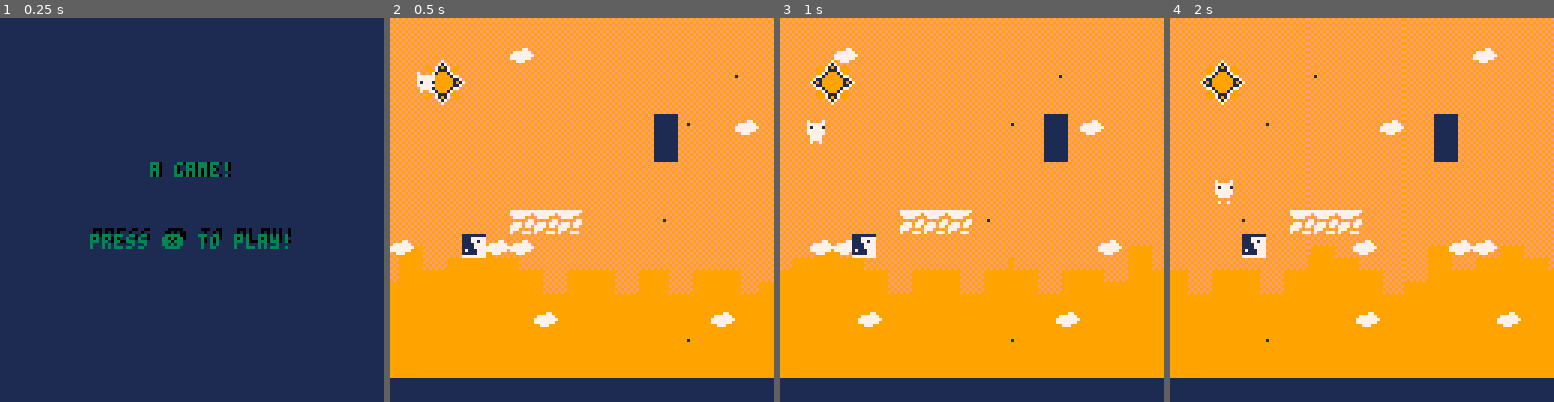
Above: before the commit, frames 1-4 (left to right).
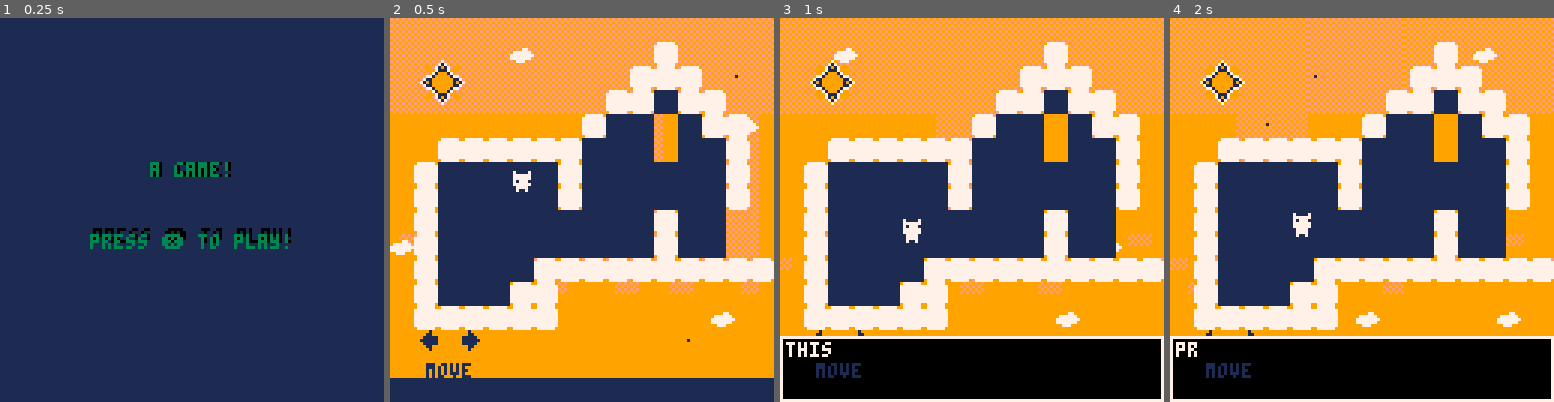
Above: after the commit, the same moments.

Repository: aadhyap/GBJam14
Game: PICO-8 cartridge platformer-game.p8
Same seed, same stepped clock (60 frames per second), same inputs: the game is played once before the commit and once after it.
Inputs:
- Up to frame 1 (0.25 s): no input
- Up to frame 2 (0.5 s): tap X (X key) at 0.33 s
- Up to frame 3 (1 s): tap O (Z key) at 0.7 s
- Up to frame 4 (2 s): tap X (X key) at 1.07, 1.85 s; hold Right from 1.6 s (still down); tap O (Z key) at 1.7 s

Frame 1 is identical in both runs. In frame 2, 46% of the frame differs, in the area x 0-100%, y 6-94%; in frame 3, 62%, in the area x 0-100%, y 6-100%; in frame 4, 62%.

Commit message:
no repeat button

Diff:
--- a/platformer-game.p8
+++ b/platformer-game.p8
@@ -4,10 +4,13 @@
 --init file
 function _init()
 --intro()
+
 	poke( 0x5f2e, 1 ) --enable hidden colors
 	pal( {[4]=143} ,1 )
+	pal( {[2]=141} ,1 )
+	poke(0x5f5c,255)
 	state = "menu"
-	--music(6,0,12)
+	--music(16,0,12)
 
 end
 
@@ -60,10 +63,23 @@
 function game_init()
 --location of levels on map
 --6 or 40
-	music(38,0,5)
+	--music(39,0,5)
+
 	levels = {
 	{0,17,"x1"},
-	{18,17,"x2"}
+--	{18,17,"x2"},
+--	{36,17,"x2"},
+	--{50,17,"x3"},
+	{68,17,"x3"}
+
+	}
+
+	p_locations = {
+	{0,17},
+	--{5,60},
+	--{0,50},
+	--{0,40},
+	{0, 40}
 	}
 
 --level struct
@@ -75,7 +91,7 @@
 
 --level number
 	levelnum = 1
-	init_player(8,17)
+	init_player(40,50)
 	map_x = 0
 	map_y = 17
 
@@ -85,12 +101,17 @@
 	cover = 68
 	light = false
 	init_parallax()
+
+
 end
 
 function game_update()
+
 
 	update_player()
 	update_parallax()
+
+	text_update()
 
 
 	if switch(p.x,p.y+8) or
@@ -126,7 +147,7 @@
 
 --if player off screen
 --reset player
-	checkbounds()
+	 checkbounds()
 
 
 end
@@ -141,6 +162,19 @@
 	camera(cx,cy)
 	map(map_x,map_y)
 	draw_player()
+	text_draw()
+--	print("move",45,42,1)
+	--print("move",53,100,1)
+	if levelnum ==1 then
+		print("move",12,115,1)
+	end
+	if levelnum ==2 then
+	print("jump",12,90,1)
+	end
+…(4 lines of a section not shown)…
 
 	if mode=="levelover" then
 -- draw_levelover() - dont need
@@ -170,13 +204,21 @@
 		dy = 0,
 		g = false,
 		flipped = false,
+		j_buffer = 0
 	}
 	frame=1
 	gravity = 1.5
 	black = true
+
+
 end
 
 function update_player()
+	local input_x
+ local input_j
+
+
+
 --move buttons----------------
 	if (btn(⬅️)) or (btn(➡️)) then
 		land = false
@@ -186,22 +228,48 @@
 		if (btn(⬅️)) then
 			p.flipped = true
 			p.dx -= 0.2
+			input_x = -1
 		else
 			p.flipped = false
 			p.dx += 0.2
+			input_x = 1
 		end
+	else
+	input_x = 0
 	end
 
 	if btnp(⬆️) or btnp(🅾️) then
-		up =true
+		up =true and not p.p_jump
 		if p.g then
 			sfx(3,3)
 			p.dy = -gravity
 		end
-	end
+
+	end
+
+
 	if up == true then
 		animate(33,38,0.2)
 	end
+
+
+--wall jump -----------
+	local wall_dir = 0
+ if up and col(p.x+8, p.y+7) then
+    wall_dir = 1
+ elseif up and col(p.x-0.8, p.y+7) then
+    wall_dir = -1
+ end
+
+ // jump
+
+ // wall jump
+ if (wall_dir != 0) then
+
+    p.dy = -gravity
+    p.dx = -wall_dir * 0.8 * 2
+
+ end
 
 
 
@@ -267,14 +335,15 @@
 
 --level restart---------------
 function checkbounds()
-	if p.x > level.x + 106 or
-		p.y > level.y + 106 then
-
-			p.x = level.x
-			p.y = level.y
-
-
-		end
+	if p.y then
+		if p.y > level.y + 106 then
+
+				p.x = level.x
+				p.y = level.y
+
+
+			end
+	end
 end
 --draw player on screen-------
 function draw_player()
@@ -330,7 +399,7 @@
 function next_level()
 
 	levelnum +=1
-	if levelnum > 2 then
+	if levelnum > 5 then
 	-- endgame
 	else
 --update to next level------
@@ -339,8 +408,8 @@
 		level.y = levels[levelnum][2]
 		level.name = levels[levelnum][3]
 
-		p.x = level.x
-		p.y = level.y
+		p.x = p_locations[levelnum][1]
+		p.y = p_locations[levelnum][2]
 		map_x = level.x
 		map_y = level.y
 	end
@@ -369,6 +438,14 @@
 	)
 end
 
+
+function respawn(x,y)
+
+	return fget(
+		mget(map_x + x/8, map_y + y/8),3
+	)
+end
+
 function set_all1(old,new)
 	for y = level.y,level.y +15 do
   for x = level.x,level.x+15 do
@@ -384,10 +461,18 @@
 
    end
 
+   if respawn(x,y) then
+   			startx = x
+   			starty = y
+
+   end
+
   end
 	end
 	light = not light
 end
+
+
 
 -->8
 --splash screen
@@ -511,6 +596,72 @@
 
 	end
 end
+-->8
+function text_init()
+ reading=false -- global variable used to tell when the player is supposed to be reading from the text box. this is useful to change the game state (for example, freeze it) when the player is reading from a text box.
+end
+
+function text_update()
+ if reading then -- if tb_init has been called, reading will be true and a text box is being displayed to the player. it is important to do this check here because that way you can easily separete normal game actions to text box inputs.
+     tb_update() -- handle the text box on every frame update.
+ else
+ -- if reading is false, then a text box is not being displayed. here you would put your normal game code. also, calls to brande new text boxes must be made only when reading is false, to avoid errors and conflicts.
+
+  if (btnp(4)) tb_init(1,{"this is a higher pitch voice\nbecause i can speak in\ndifferent voices!","pretty cool, huh? this system\nis simple, but it can be put to\ngreat use!","i bet you are impressed! ♥"})
+ end
+end
+
+function text_draw()
+ tb_draw()
+end
+-->8
+-- text box code
+
+function tb_init(voice,string) -- this function starts and defines a text box.
+ reading=true -- sets reading to true when a text box has been called.
+ tb={ -- table containing all properties of a text box. i like to work with tables, but you could use global variables if you preffer.
+ str=string, -- the strings. remember: this is the table of strings you passed to this function when you called on _update()
+ voice=voice, -- the voice. again, this was passed to this function when you called it on _update()
+ i=1, -- index used to tell what string from tb.str to read.
+ cur=0, -- buffer used to progressively show characters on the text box.
+ char=0, -- current character to be drawn on the text box.
+ x=0, -- x coordinate
+ y=106, -- y coordginate
+ w=127, -- text box width
+ h=21, -- text box height
+ col1=0, -- background color
+ col2=7, -- border color
+ col3=7, -- text color
+    }
+end
+
+function tb_update()  -- this function handles the text box on every frame update.
+ if tb.char<#tb.str[tb.i] then -- if the message has not been processed until it's last character:
+  tb.cur+=0.5 -- increase the buffer. 0.5 is already max speed for this setup. if you want messages to show slower, set this to a lower number. this should not be lower than 0.1 and also should not be higher than 0.9
+  if tb.cur>0.9 then -- if the buffer is larger than 0.9:
+      tb.char+=1 -- set next character to be drawn.
+      tb.cur=0    -- reset the buffer.
+      if (ord(tb.str[tb.i],tb.char)!=32) sfx(tb.voice) -- play the voice sound effect.
+  end
+  if (btnp(5)) tb.char=#tb.str[tb.i] -- advance to the last character, to speed up the message.
+ elseif btnp(5) then -- if already on the last message character and button ❎/x is pressed:
+  if #tb.str>tb.i then -- if the number of strings to disay is larger than the current index (this means that there's another message to display next):
+      tb.i+=1 -- increase the index, to display the next message on tb.str
+      tb.cur=0 -- reset the buffer.
+      tb.char=0 -- reset the character position.
+  else -- if there are no more messages to display:
+      reading=false -- set reading to false. this makes sure the text box isn't drawn on screen and can be used to resume normal gameplay.
+  end
+ end
+end
+
+function tb_draw() -- this function draws the text box.
+if reading then -- only draw the text box if reading is true, that is, if a text box has been called and tb_init() has already happened.
+   rectfill(tb.x,tb.y,tb.x+tb.w,tb.y+tb.h,tb.col1) -- draw the background.
+   rect(tb.x,tb.y,tb.x+tb.w,tb.y+tb.h,tb.col2) -- draw the border.
+   print(sub(tb.str[tb.i],1,tb.char),tb.x+2,tb.y+2,tb.col3) -- draw the text.
+ end
+end
 
 
 
@@ -577,123 +728,128 @@
 
 
 __gff__
-0000000000000000000000000000000000000000000000000000000000000000000000000000000000000000000000000000000000000000000000000000000000010401050000000000000000000000000300000000090000000000000000000001000000000000000000000000000000000000000000000000000000000000
+0000000000000000000000000000000000000000000000000000000000000000000000000000000000000000000000000000000000000000000000000000000000010401050800040000010000000000000100000000090400000301000000000001000000000000000000010000000000000000010000000000000000000000
 0000000000000000000000000000000000000000000000000000000000000000000000000000000000000000000000000000000000000000000000000000000000000000000000000000000000000000000000000000000000000000000000000000000000000000000000000000000000000000000000000000000000000000
 __map__
 0000000000000000000000000000000043000000000000000000000000000000004300000000000000000000000000000067676767676767676767676767676767670000000000000000000000000000000000000000000000000000000000000000000000000000000000000000000000000000000000000000000000000000
 0000000000000000000000000000000043000000000000000000000000000000004300000000000000000000000000000067676767676767676767676767676767670000000000000000000054000000000000000000000000000000000000000000002a2b000000282900000000000000000000000000000000000000000000
 0000000000000000000000000053000043000000000000000000000000000000004300000000000000000000000000000067676767676767676767676767676767670000000000000000000000000000000000000064000000000064000000000000003a3b000000383900000000000000000000000000000000000000000000
 0000000000000000000000000000000043000000000000000000000000000000004300000000000000000000000000000067676767676767676767676767676767670000000000000000000000000000000000000000000000000000000000000000000000000000000000000000000000000000000000000000000000000000
-0000000000005300000000000000000043000052000000000000000000000000004300000000000000000000000000000067676767676767676767676767676767670000005400000000000000000000000000640000000000000000000000000000000000000000000000000000000000000000000000000000000000000000
-0000000000000000000000000000000043000000000000000000000000000000004300000000000000000000000000000067676767676767676767676767676767670000000000000000000000000000000000000000000000000000000000000000000000000000000000000000000000000000000000000000000000000000
-0000000000000000000000000000000043000000000000000000000000000000004300000000000000000000000000000067676767676767676767676767676767670000000000000000000000000000004700000000000000000000000000000000000000000000000000000000000000000000000000000000000000000000
-0000000000000000000000000000000043000000000000000000000000000000004300000000000000000000000000000067676767676767676767676767676767670000000000000000000000000000000000000000000000000000000064000000000000000000000000000000000000000000000000000000000000000000
-0000000000000000000000000000000043000000000000000000000052000000004300000000000000000000000000000067676767676767676767676767676767670000000000000000000000000000000064000000000000000000000000000000000000000000000000000000000000000000000000000000000000000000
-0000000000000000005300000000000043000000520000000000000000000000004300000000000000000000000000000067676767676777676777676767676767670000000000540000005454000000000000000000000000000000640000000000000000000000000000000000000000000000000000000000000000000000
-0000000000000000000000000000000043000000000000000000000000000000004300000000000000000000000000000067667777776766776666667767777767770000000000000000000000000000000000000000000000000000000000000000000000000000000000000000000000000000000000000000000000000000
+0000000000005300000000000000000043000052000000000000000000000000004300000000000000000000000000000066666666666666666666666666666767670000005400000000000000000000000000640000000000000000000000000000000000000000000000000000000000000000000000000000000000000000
+0000000000000000000000000000000043000000000000000000000000000000004300000000000000000000000000000066666666666666666666666666666767670000000000000000000000000000000000000000000000000000000000000000000000000000000000000000000000000000000000000000000000000000
+0000000000000000000000000000000043000000000000000000000000000000004300000000000000000000000000000066666666666666666666666666666767670000000000000000000000000000005300000000000000000000000000000000000000000000000000000000000000000000000000000000000000000000
+0000000000000000000000000000000043000000000000000000000000000000004300000000000000000000000000000066666666666666666666666666666767670000000000000000000000000000000000000000000000000000000064000000000000000000000000000000000000000000000000000000000000000000
+0000000000000000000000000000000043000000000000000000000052000000004300000000000000000000000000000066666666666666666666666666666767670000000000000000000000000000000064000000000000000000000000000000000000000000000000000000000000000000000000000000000000000000
+0000000000000000005300000000000043000000520000000000000000000000004300000000000000000000000000000066666666666677666677666666666767670000000000540000005454000000000000000000000000000000640000000000000000000000000000000000000000000000000000000000000000000000
+0000000000000000000000000000000043000000000000000000000000000000004300000000000000000000000000000066667777776666776666667766777767770000000000000000000000000000000000000000000000000000000000000000000000000000000000000000000000000000000000000000000000000000
 0000000000000000000000000000000043000000000000000000000000000000004300000000000000000000000000000066666666666666666666666677666677660000000000000000000000000000000000000000000000000000000000640000000000000000000000000000000000000000000000000000000000000000
 0000000000000053000000000000000043000000000000000000000000000000004300000000000000000000000000000066666666666666666666666666666666660000540000000000000000540000000000000000000000000000640000000000000000000000000000000000000000000000000000000000000000000000
 0000000000000000000000000000000043000000000000000000000000000000004300000000000000000000000000000066666666666666666666666666666666660000000000000000000000000000000000640000000000000000000000000000000000000000000000000000000000000000000000000000000000000000
 0000000000000000000000000000000043000000000000000000000000000000004300000000000000000000000000000066666666666666666666666666666666660000000000000000000000000000000000000000000000000000000000000000000000000000000000000000000000000000000000000000000000000000
 0000000000000000000000000000000043000000000000000000000000000000004300000000000000000000000000000075757575757575757575757575757575750000000000000000000000000000000000000000000000000000000000000075000000000000000000000000000000000000000000000000000000000000
-4343434343434343434343434343434343434343434343434343434343434343434343434343434343434343434343434378787575757575757575757575757575757575757575757575757575757575757575757575757575757575757575757575000000000000000000000000000000000000000000000000000000000000
+4343434343434343434343434343434343434343424343434343434343434343434343434343434343434343434343434378787575757575757575757575757575757575757575757575757575757575757575757575757575757575757575757575000000000000000000000000000000000000000000000000000000000000
 0000000000000000000000000000000000000000000000000000000000000000000000000000000000000000000000000000000000000000000000000000000000000000000000000000000000000000000000000000000000000000000000000000000000000000000000000000000000000000000000000000000000000000
-0000000000000000000000000000000000000000000000000000000000000000000000000000000000000000000000000000000000000000000000000000000000000000000000000000000000000000000000000000000000000000000000000000000000000000000000000000000000000000000000000000000000000000
-0000000000000000000000000000000000000000000000000000000000000000000000000000000000000000000000000000000000000000000000000000000000000000000000000000000000000000000000000000000000000000000000000000000000000000000000000000000000000000000000000000000000000000
-0000000000000000000000000000000000000000000000000000000000000000000000000000000000000000000000000000000000000000000000000000000000000000000000000000000000000000000000000000000000000000000000000000000000000000000000000000000000000000000000000000000000000000
-0000000000000000000000420000000000000000000000000000000000000000000000000000000000000000000000000000000000000000000000000000000000000000000000000000000000000000000000000000000000000000000000000000000000000000000000000000000000000000000000000000000000000000
-0000000000000000000000420000000000000000000000000000000000000000000000000000000000000000000000000000000000000000000000000000000000000000000000000000000000000000000000000000000000000000000000000000000000000000000000000000000000000000000000000000000000000000
-0000000000000000000041414100000000000000000000000000000000000000000000000000000000000000000000000000000000000000000000000000000000000000000000000000000000000000000000000000000000000000000000000000000000000000000000000000000000000000000000000000000000000000
-0000000000000000004141414100000000000000000000000000000000000000000000000000000000000000000000000000000000000000000000000000000000000000000000000000000000000000000000000000000000000000000000000000000000000000000000000000000000000000000000000000000000000000
-0000000000515151000000000000000000000000000000000000000000000000000000000000000000000000000000000000000000000000000000000000000000000000000000000000000000000000000000000000000000000000000000000000000000000000000000000000000000000000000000000000000000000000
-0041415600000000000000000000000000414141410000000041414141000000000000000000000000000000000000000000000000000000000000000000000000000000000000000000000000000000000000000000000000000000000000000000000000000000000000000000000000000000000000000000000000000000
-0041000000000000000000000000000000000000000000000000000000000000000000000000000000000000000000000000000000000000000000000000000000000000000000000000000000000000000000000000000000000000000000000000000000000000000000000000000000000000000000000000000000000000
-0041000000000000000000000000000000000000000000000000000000000000000000000000000000000000000000000000000000000000000000000000000000000000000000000000000000000000000000000000000000000000000000000000000000000000000000000000000000000000000000000000000000000000
-0000000000000000000000000000000000000000000000510000000000000000000000000000000000000000000000000000000000000000000000000000000000000000000000000000000000000000000000000000000000000000000000000000000000000000000000000000000000000000000000000000000000000000
-…(87 lines of a section not shown)…
+0000000000000000000000510000000000000000000000000000000000000000000000000000000000000000000000000000000000000000000000000000000000000000000000000000000000000000000000000000000000000000000000000000000000000000000000000000000000000000000000000000000000000000
+0000000000000000000051745100000000000000000000000000000000000000000000000000000000000000000000000000000000000000000000000000000000000000000000000000000000000000000000000000000000000000000000000000000000000000000000000000000000000000000000000000000000000000
+0000000000000000005174757451000000000000000000000000000000000000000000000000000000000000000000000000000000000000000000000000000000000000000000004100005100000000000000000000000000000000000000000000000000000000000000000000000000000000000000000000000000000000
+0000000000000000517575417551510000000000000000000000000000000000000000000000000000000000000000004700000000000051470000000000000000000000000000000000005100005100000000000000000000000000000000000000000000000000000000000000000000000000000000000000000000000000
+0000515151515151757575417575740000000000000000000000000000000000000000000000000000000000000000005700000000000051570000000000000000000000000000004100000000000000000000000000000000000000000000000000000000000000000000000000000000000000000000000000000000000000
+0051757575757551757575757575740000000000000000000000000000000000000000000000000000000000000000515151515151000051510000510000000000000000000000000000005100000000004100000000000000000000000000000000000000000000000000000000000000000000000000000000000000000000
+0074757575757551757575757575740000000000000000000000000000000047000000000000000000000000440000000000000000000051515100000000410000515151510000000000005100000000000000000000000000000000000000000000000000000000000000000000000000000000000000000000000000000000
+0074757575757575757575517575420000000000000000000000000000000057000000000000515151000000000000000000000000000000000000000041000000000000005100000000000000000000000000000000000000000000000000000000000000000000000000000000000000000000000000000000000000000000
+0074757575757575757575517575424500515151510051000000515100005151515151515100000000440000000000510000000056000000000000414100000000000000000051515100000000000000000000000000000000000000000000000000000000000000000000000000000000000000000000000000000000000000
+0074757575755151515151515151515151747474690000005100747400007474747474747400000000005156005100000000000000510000004100000000000000000000000000000000000000000000000000000000000000000000000000000000000000000000000000000000000000000000000000000000000000000000
+0074757575517400000000000000000000000000000000000000000000000000000000000000000000000000000000000000000000515151410000000000000000000000000000000000000051000000000000000000000000000000000000000000000000000000000000000000000000000000000000000000000000000000
+0074515151747400000000000000000000000000000000000000000000000000000000000000000000000000000000000000000000000000000000000000000000000000000000000000000000000000000000000000000000000000000000000000000000000000000000000000000000000000000000000000000000000000
+0068006a00000000000000000000000000000000000000000000000000000000000000000000000000000000000000000000000000000000000000000000000000000000000000000000000000000000000000000000000000000000000000000000000000000000000000000000000000000000000000000000000000000000
+…(91 lines of a section not shown)…
Not shown, changed: 47 lines of the sprite sheet (__gfx__) section of platformer-game.p8
Not shown, changed: the music (__music__) section of platformer-game.p8
Not shown, changed: the sound effects (__sfx__) section of platformer-game.p8
